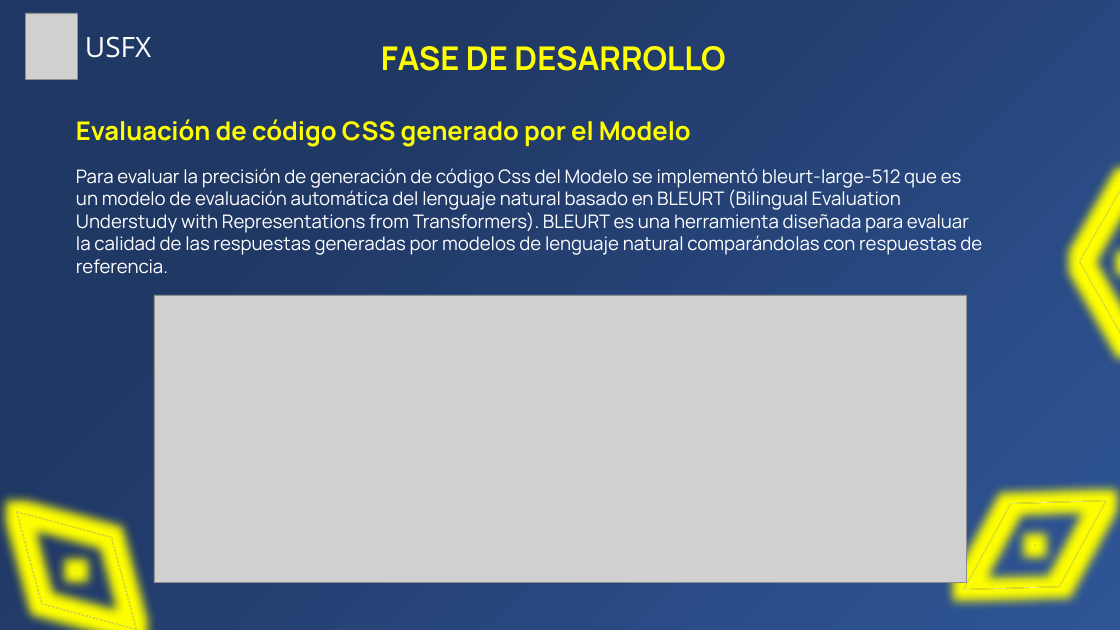
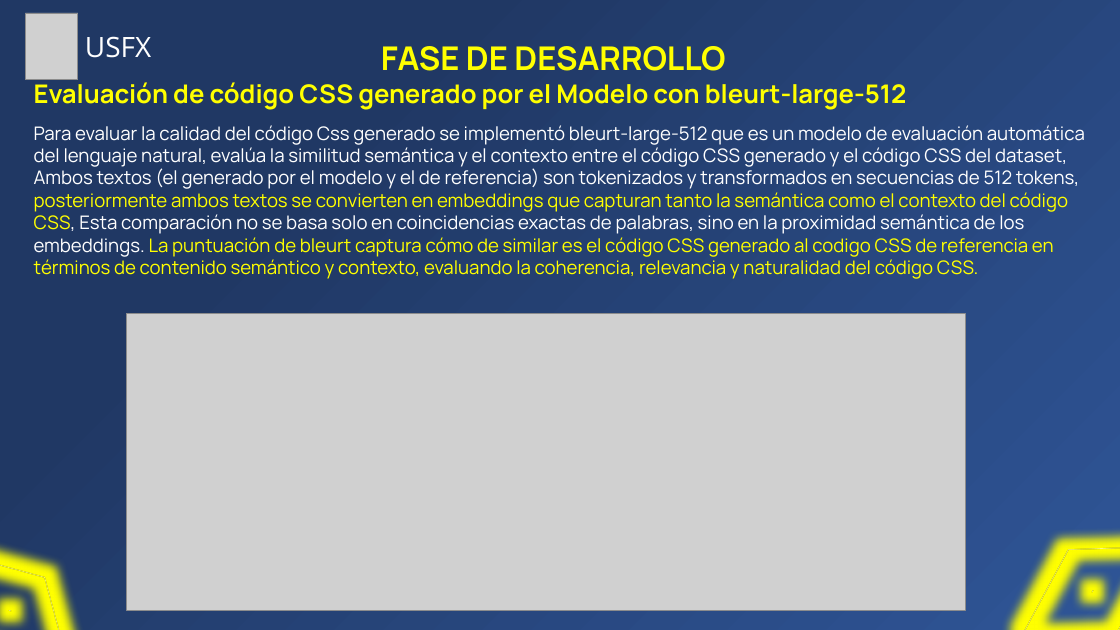
Before and after one commit to Zelechos/Generador-Css, a slide deck: slide 40 of documents/Presentación de Perfil - Modelo Generador CSS.pptx (slide 46 before the commit). Drawn at 1120x630 pixels with LibreOffice and Linux fonts; fonts in the diff are those of the drawing; grey boxes stand for pictures. Boxes give left, top, right and bottom in pixels: in the first picture for what was removed or moved away, otherwise in the second. Text is boxed around its words. In the diff, an @@ line names an element or a change of style, - is before the commit and + after.

```diff
--- a/documents/Presentación de Perfil - Modelo Generador CSS.pptx
+++ b/documents/Presentación de Perfil - Modelo Generador CSS.pptx
@@ text at (x1=34, y1=79, x2=907, y2=110): text changed @@
-Evaluación de código CSS generado por el Modelo
+Evaluación de código CSS generado por el Modelo con bleurt-large-512
@@ text at (x1=34, y1=125, x2=1085, y2=279): text changed @@
-Para evaluar la precisión de generación de código Css del Modelo se implementó bleurt-large-512 que es un modelo de evaluación automática del lenguaje natural basado en BLEURT (Bilingual Evaluation Understudy with Representations from Transformers). BLEURT es una herramienta diseñada para evaluar la calidad de las respuestas generadas por modelos de lenguaje natural comparándolas con respuestas de referencia.
+Para evaluar la calidad del código Css generado se implementó bleurt-large-512 que es un modelo de evaluación automática del lenguaje natural, evalúa la similitud semántica y el contexto entre el código CSS generado y el código CSS del dataset, Ambos textos (el generado por el modelo y el de referencia) son tokenizados y transformados en secuencias de 512 tokens, posteriormente ambos textos se convierten en embeddings que capturan tanto la semántica como el contexto del código CSS, Esta comparación no se basa solo en coincidencias exactas de palabras, sino en la proximidad semántica de los embeddings. La puntuación de bleurt captura cómo de similar es el código CSS generado al codigo CSS de referencia en términos de contenido semántico y contexto, evaluando la coherencia, relevancia y naturalidad del código CSS.
@@ frame removed at (x1=1044, y1=180, x2=1120, y2=347) @@
@@ picture resized from (x1=154, y1=295, x2=966, y2=583) to (x1=127, y1=313, x2=965, y2=611) @@
@@ frame resized from (x1=965, y1=474, x2=1106, y2=617) to (x1=1022, y1=520, x2=1120, y2=630) @@
@@ frame resized from (x1=17, y1=513, x2=136, y2=629) to (x1=0, y1=553, x2=70, y2=630) @@
```
Also in this commit, not shown: 16 other slides changed, 1 slide added, 7 slides removed, 1 other file.
